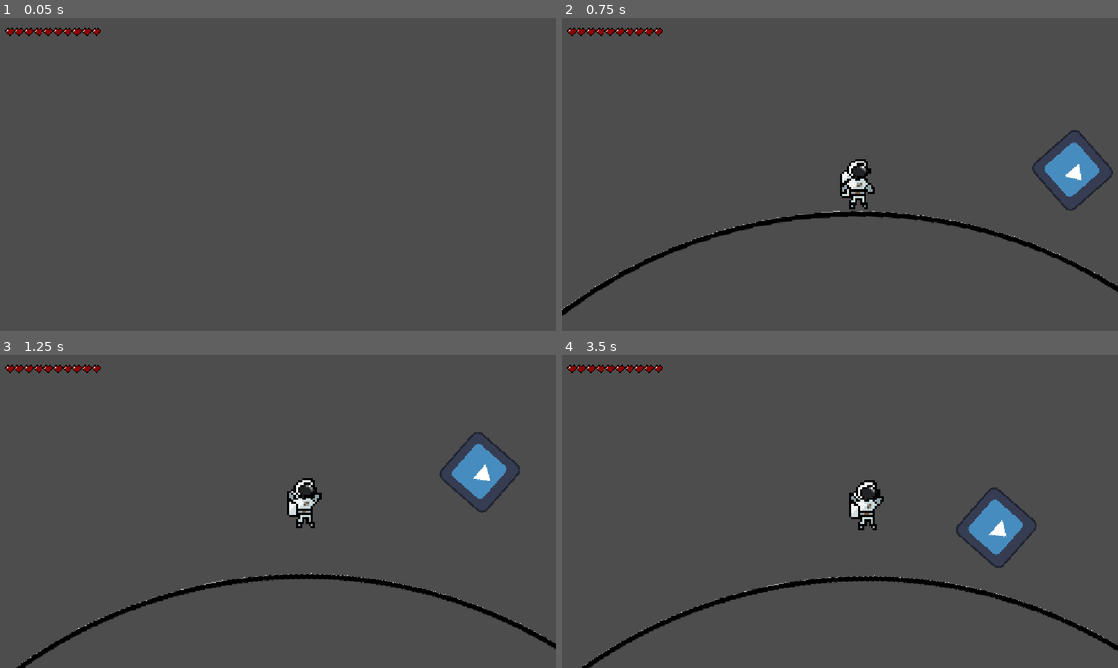
Above: before the commit, frames 1-4 (two rows, left to right).
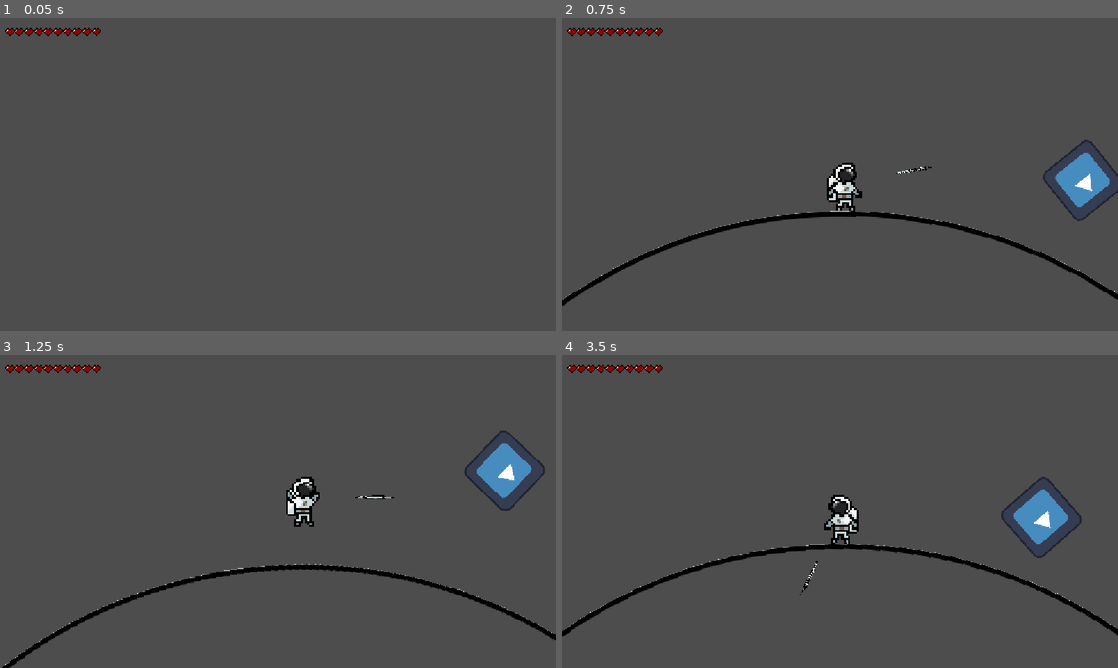
Above: after the commit, the same moments.

Repository: sDANTOSO/whs-overlockers-kiwihacks
Game: Godot game, scene res://Scenes/test_planet2.tscn
The game is run twice, just before and just after one commit, with the same random seed, the same clock (stepped at 60 frames per second) and the same inputs. This scene is started directly instead of the project's main scene. The engine's default icon, where the game draws it, is replaced by a stand-in: a white triangle on a blue panel in a dark square.
Inputs (mouse positions are in pixels of both pictures, inside the frame that each line leads up to):
- Up to frame 1 (0.05 s): no input
- Up to frame 2 (0.75 s): tap Enter (ui_accept) at 0.5 s; move the mouse to (962, 158) at 0.52 s; press the mouse at (962, 158) at 0.53 s; hold Right (ui_right) from 0.53 s (still down)
- Up to frame 3 (1.25 s): keep holding Right (ui_right); tap Enter (ui_accept) at 0.77, 0.8, 1.07 s
- Up to frame 4 (3.5 s): move the mouse to (728, 527) at 1.27 s; release Right (ui_right) at 1.28 s; release the mouse at (728, 527) at 1.28 s; hold Left (ui_left) 1.28-2.03 s; tap Enter (ui_accept) at 1.35, 1.52, 1.82, 2.3, 3.02, 3.32 s; click (728, 527) at 1.55 s; move the mouse to (895, 442) at 2.02 s; hold C (checkpoint) 2.03-2.78 s; hold Right (ui_right) from 2.03 s (still down); move the mouse to (812, 574) at 2.77 s; click (812, 574) at 2.85 s

Frame 1 is identical in both runs. In frame 2, 4.7% of the frame differs, in the area x 0-100%, y 35-96%; in frame 3, 5.6%; in frame 4, 7.0%, in the area x 0-100%, y 38-100%.

Commit message:
new movement system

Diff:
--- a/fruity-space/Scenes/player.tscn
+++ b/fruity-space/Scenes/player.tscn
@@ -23,6 +23,11 @@
 scale = Vector2(4.5, 4.5)
 texture = ExtResource("2_cvnsp")
 
+[node name="ArrowSprite" type="Sprite2D" parent="." unique_id=1502473875 groups=["Player"]]
+scale = Vector2(4.9374986, 0.31249997)
+texture = ExtResource("2_cvnsp")
+offset = Vector2(30, 0)
+
 [node name="Camera2D" type="Camera2D" parent="." unique_id=678578449]
 
 [node name="ShapeCast2D" type="ShapeCast2D" parent="." unique_id=212273052]
--- a/fruity-space/Scripts/player.gd
+++ b/fruity-space/Scripts/player.gd
@@ -13,6 +13,7 @@
 @export var damage_cooldown: int = 10
 @export var checkpoint_position: Vector2
 
+@onready var arrow: Sprite2D = $ArrowSprite;
 @onready var sprite: Sprite2D = $Sprite2D;
 @export var idleSprite : Texture;
 @export var jumpSprite : Texture;
@@ -20,7 +21,9 @@
 
 var frames_since_last_damaged = 100;
 var magnitude_velocity = 0;
+var direction = 0;
 
+var grounded: bool = false;
 
 func _ready() -> void:
 	goto_checkpoint()
@@ -37,21 +40,30 @@
 	)
 
 func _physics_process(delta: float) -> void:
-	var direction := Input.get_axis("ui_left", "ui_right")
+	var mousePos = get_global_mouse_position();
+	arrow.look_at(mousePos)
 
-	if direction > 0:
+	var xDir = cos(arrow.rotation);
+	if xDir > 0:
 		sprite.flip_h = false;
-	elif direction < 0:
+	elif xDir < 0:
 		sprite.flip_h = true;
 
 	if not shapecast.is_colliding():
 		var A = G / max(magnitude * magnitude, 0.1)
 		magnitude_velocity += A * delta
 		sprite.texture = jumpSprite;
+		grounded = false;
 	else:
+		if !grounded:
+			direction = 0;
+		grounded = true;
 		sprite.texture = idleSprite;
-		if Input.is_action_pressed("ui_accept"):
-			magnitude_velocity -= jump_velocity
+		if Input.is_action_pressed("primary"):
+			var yVel = max(0,-sin(arrow.rotation))*jump_velocity;
+			if yVel>0:
+				direction = xDir;
+				magnitude_velocity -= yVel;
 		else:
 			magnitude_velocity = 0.0
 
@@ -84,7 +96,7 @@
 	if frames_since_last_damaged >= damage_cooldown:
 		health -= 1
 		frames_since_last_damaged = 0
-		print(health)
+		#print(health)
 		hud.display_health(health)
 	if health <= 0:
 		goto_checkpoint()
--- a/fruity-space/project.godot
+++ b/fruity-space/project.godot
@@ -36,6 +36,11 @@
 "events": [Object(InputEventKey,"resource_local_to_scene":false,"resource_name":"","device":-1,"window_id":0,"alt_press …(191 unchanged characters)…
 ]
 }
+primary={
+"deadzone": 0.2,
+"events": [Object(InputEventMouseButton,"resource_local_to_scene":false,"resource_name":"","device":-1,"window_id":0,"alt_pressed":false,"shift_pressed":false,"ctrl_pressed":false,"meta_pressed":false,"button_mask":1,"position":Vector2(208, 21),"global_position":Vector2(220, 81),"factor":1.0,"button_index":1,"canceled":false,"pressed":true,"double_click":false,"script":null)
+]
+}
 
 [physics]
 
